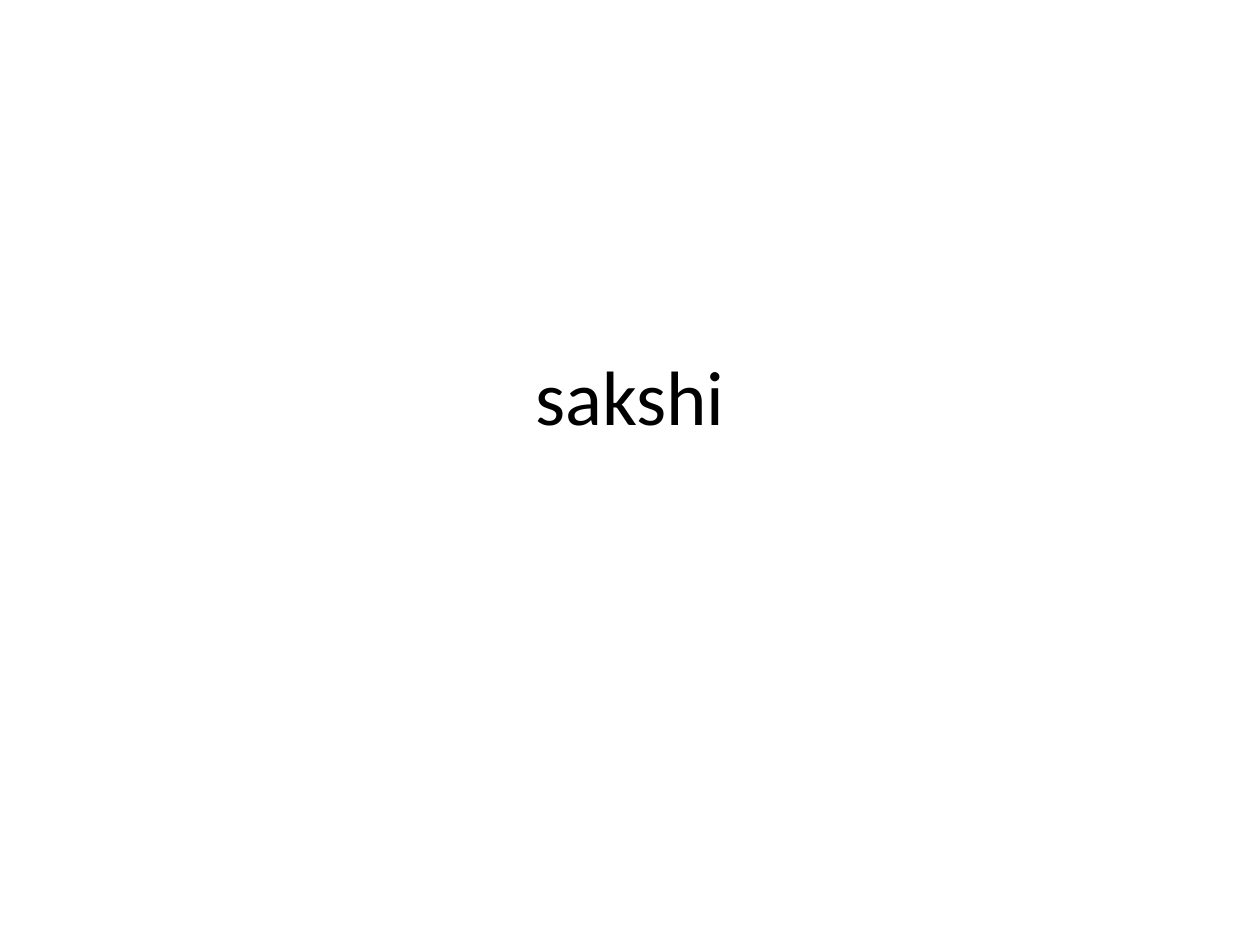
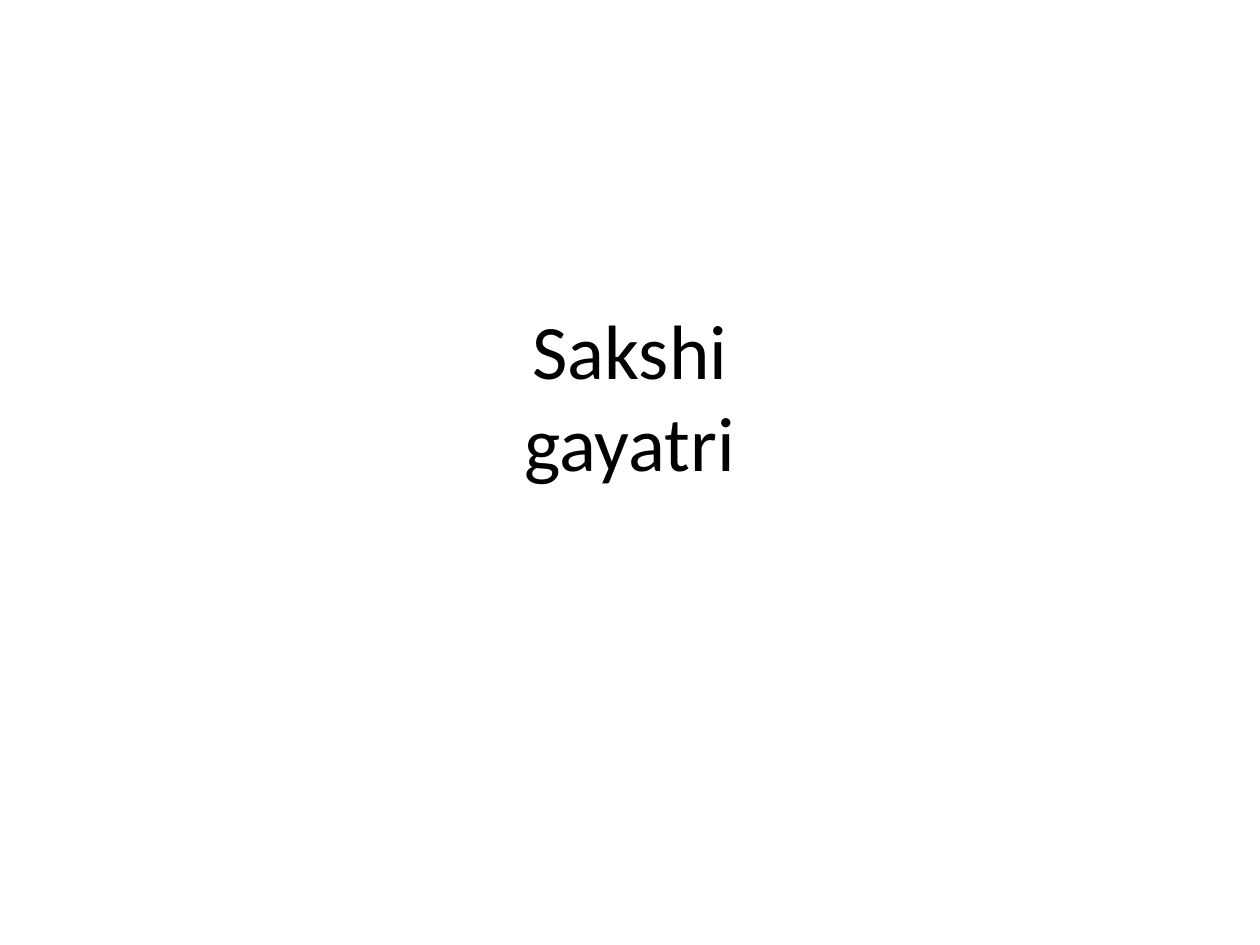
Before and after one commit to sakshiukade/test, a slide deck: slide 1 of sample.pptx. Drawn at 1260x945 pixels with LibreOffice and Linux fonts; fonts in the diff are those of the drawing. Boxes give left, top, right and bottom in pixels: in the first picture for what was removed or moved away, otherwise in the second. Text is boxed around its words. In the diff, an @@ line names an element or a change of style, - is before the commit and + after.

Commit message:
update name

```diff
--- a/sample.pptx
+++ b/sample.pptx
@@ title at [525, 325, 735, 485]: text changed @@
-sakshi
+Sakshi
+gayatri
```
